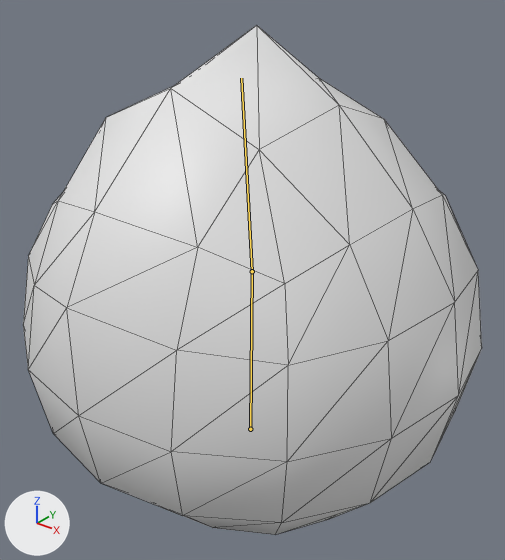
The glTF model public/models/monsters/slime.glb: old version first, new version second.
Rendered twice from a 50 mm camera at (0.63, -0.783, 0.781) aimed at (0.009, -0.007, 0.3). The axes (+X, +Y, +Z) are drawn at lower left. The lights are the same throughout. The first picture is the older version. Both versions are drawn at frame 2 of the action 'attack1'; the numbers are the values there. The bones that bend it are drawn over the model as lines. Mesh edges are drawn as thin lines.

Objects in the first picture: 'slime'.
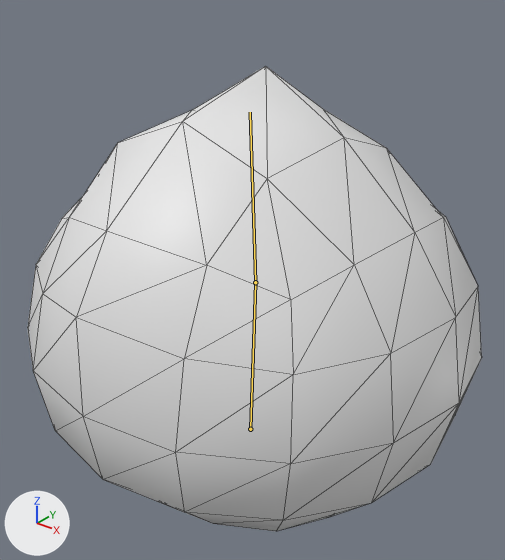
Location of each change, (x1, y1, x2, y2) in pixels of the pictures (505 x 560 px):
```json
{"object": "slime", "change": "posed", "before": [23, 25, 482, 535], "after": [28, 66, 482, 531], "on screen": "9% shorter"}
{"bone": "pelvis", "before": "(250, 429) to (252, 271)", "after": "(250, 429) to (255, 282)"}
{"bone": "head", "before": "(252, 271) to (241, 78)", "after": "(255, 282) to (250, 112)"}
```

The change, as JSON lines over the scene's bpy script:
```json
{"block": "bone_pelvis", "where": "bone_pelvis = bpy.data.objects['Armature'].pose.bones['pelvis']"}
{"op": "set", "path": "bone_pelvis.rotation_quaternion", "old": "(1.0, -0.011, 0.0, 0.0)", "new": "(1.0, -0.027, 0.0, 0.0)", "note": "degrees (-1, 0, 0) -> degrees (-3, 0, 0)"}
{"op": "set", "path": "bone_pelvis.scale", "old": "(1.0, 0.94, 1.0)", "new": "(1.0, 0.88, 1.0)"}
{"block": "bone_head", "where": "bone_head = bpy.data.objects['Armature'].pose.bones['head']  # child of 'pelvis'"}
{"op": "set", "path": "bone_head.scale", "old": "(1.0, 0.99, 1.0)", "new": "(1.0, 0.97, 1.0)"}
```
